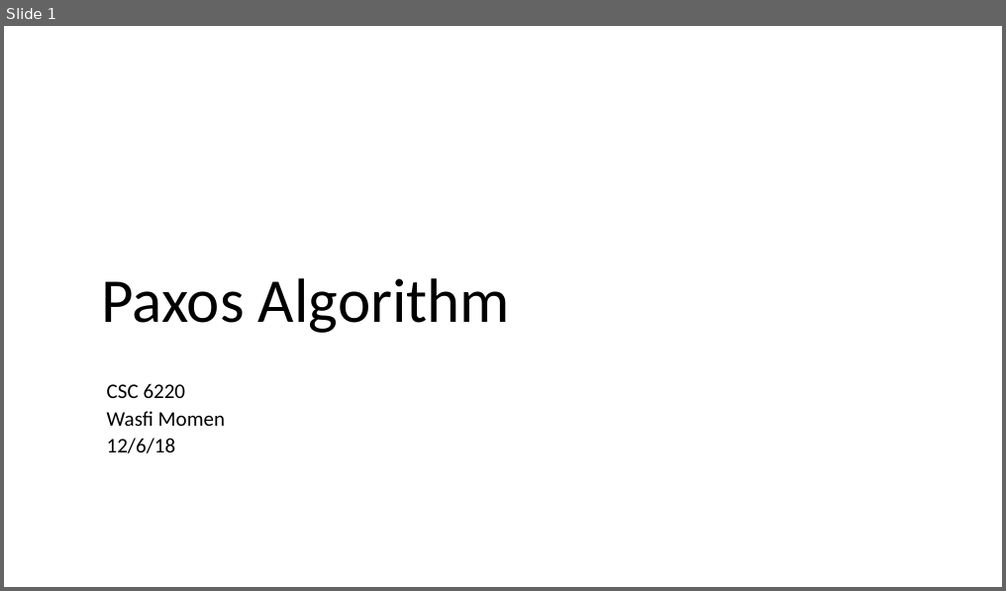
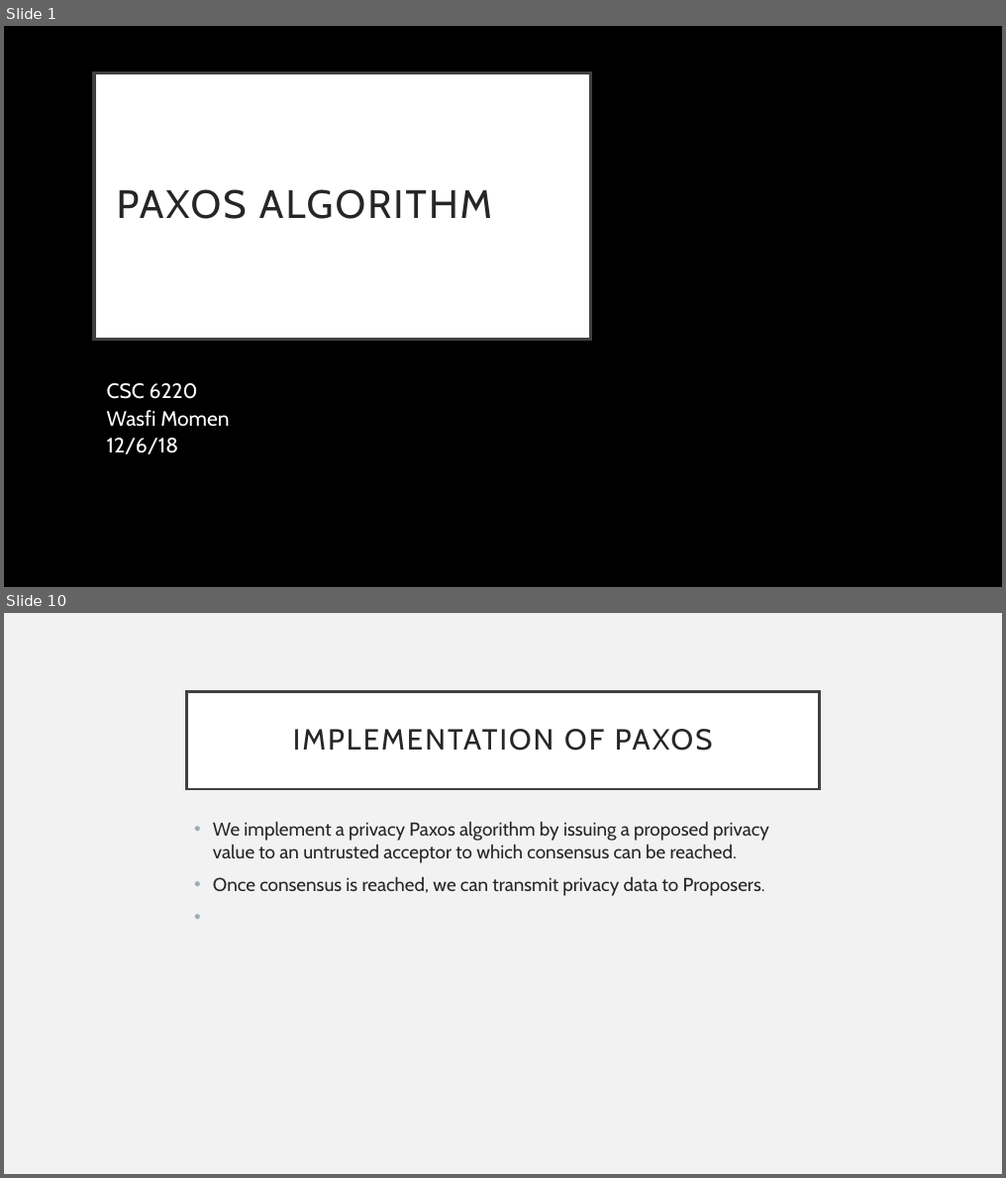
Before and after one commit to CodeFluent/Notes, a slide deck: CS-6220/hw/Grad_Project/Paxos Algorithm.pptx. Shown one above the other, each under a label of ours: slide 1 before the commit, slides 1 and 10 after it; the slides between them are not shown. The pictures are 1006x591 and 1006x1178 pixels, drawn with LibreOffice and Linux fonts; fonts in the diff are those of the drawing. Boxes give left, top, right and bottom in pixels: in the first picture for what was removed or moved away, otherwise in the second. Text is boxed around its words. In the diff, an @@ line names an element or a change of style, - is before the commit and + after.

```diff
--- a/CS-6220/hw/Grad_Project/Paxos Algorithm.pptx
+++ b/CS-6220/hw/Grad_Project/Paxos Algorithm.pptx
@@ slide 10 added at [4,613,1002,1174], background #F2F2F2 @@
@@ title added at [187,691,819,789], fill #FFFFFF, outline #404040 2.5 pt, 28 pt, text #262626 @@
+IMPLEMENTATION OF PAXOS
@@ text added at [213,822,769,896], 18 pt, text #262626 @@
+• We implement a privacy Paxos algorithm by issuing a proposed privacy value to an untrusted acceptor to which consensus can be reached.
+• Once consensus is reached, we can transmit privacy data to Proposers.
@@ slide 1 changed as well @@
@@ background #FFFFFF to #000000 @@
@@ title "PAXOS ALGORITHM": place and size @@
-title "PAXOS ALGORITHM" at [102,278,510,333]
+title "PAXOS ALGORITHM" at [94,74,591,340]
@@ title "PAXOS ALGORITHM" at [94,74,591,340]: vertical alignment bottom to middle; fill none to #FFFFFF; outline none to #404040 3 pt @@
@@ title at [117,189,492,219]: text changed; size 60 to 38 pt; font Calibri to Cabin; text colour #000000 to #262626 @@
-Paxos Algorithm
+PAXOS ALGORITHM
@@ subtitle "CSC 6220" at [107,383,229,455]: font Calibri to Cabin, text colour #000000 to #FFFFFF @@
```
Also in this commit, not shown: 1 other slide changed, 9 other slides added, 14 slides removed, 16 other files.
